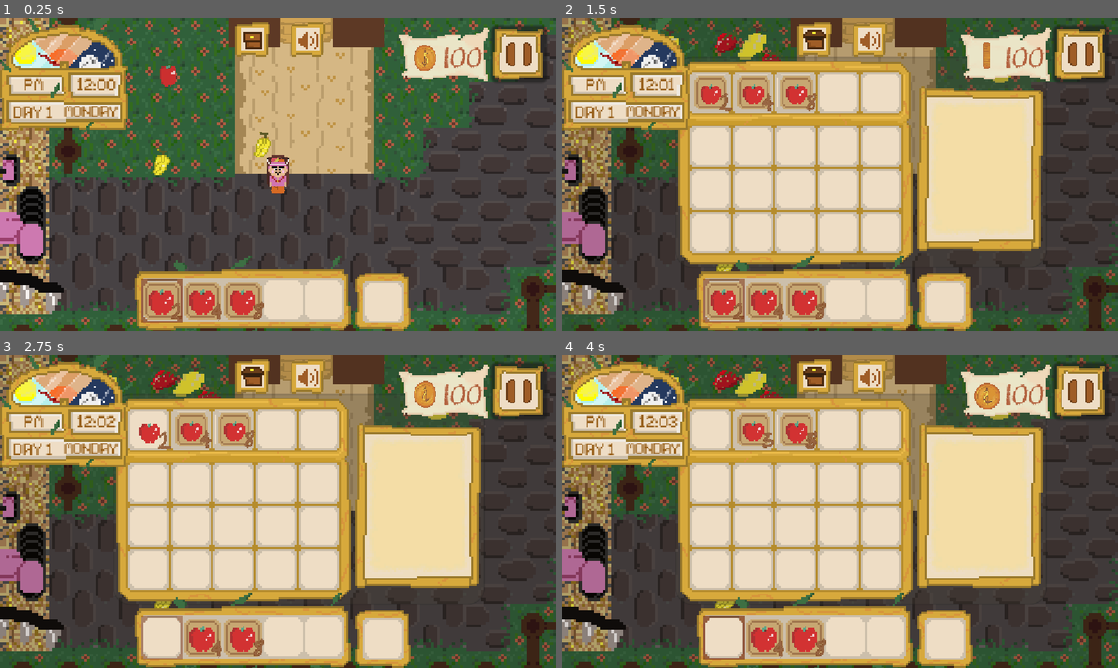
Above: before the commit, frames 1-4 (two rows, left to right).
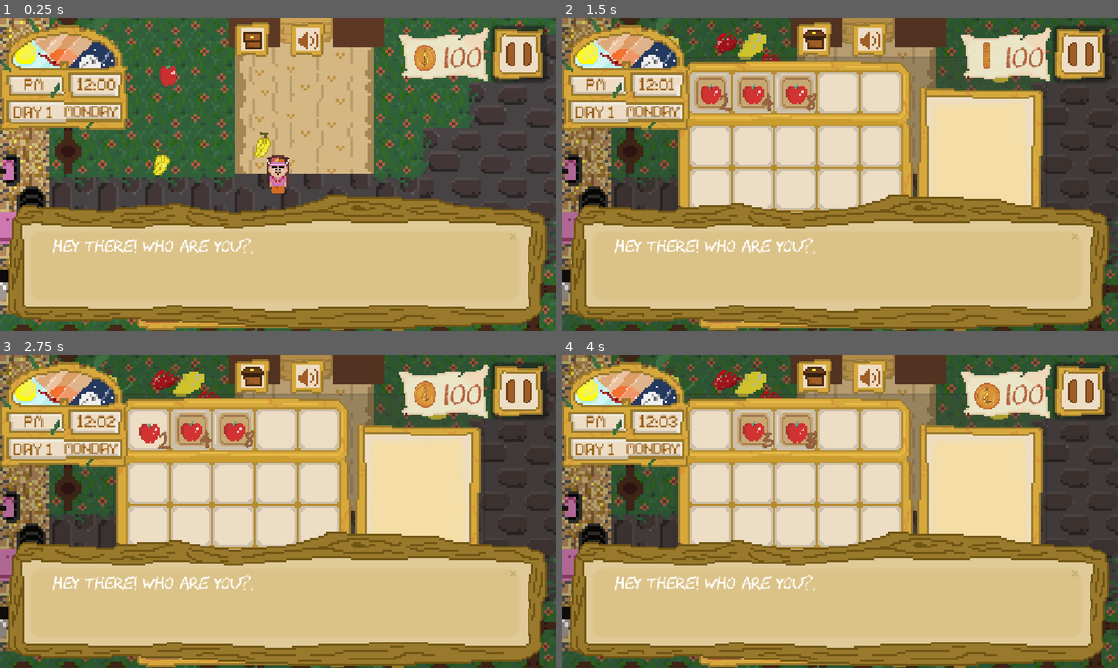
Above: after the commit, the same moments.

Repository: savageAryan/MOCONDO-FRUIT-BASH
Game: Godot game, scene res://scenes/world.tscn
Two runs of this game, one before a commit and one after it. Both use one fixed random seed, a clock stepped at 60 frames per second and the inputs below.
Inputs (mouse positions are in pixels of both pictures, inside the frame that each line leads up to):
- Up to frame 1 (0.25 s): no input
- Up to frame 2 (1.5 s): click (812, 39) at 0.5 s; click (1073, 237) at 1.27 s
- Up to frame 3 (2.75 s): click (150, 430) at 2 s
- Up to frame 4 (4 s): click (756, 430) at 2.75 s; click (795, 430) at 3.5 s

The runs differ from the first frame. In frame 1, 36% of the frame differs, in the area x 1-99%, y 56-100%; in frame 2, 36%; in frame 3, 36%; in frame 4, 36%.

Commit message:
added new scene for dialouge box, added a monkeyking speite an gave it an animation so it looks like its speaking,added label with a placeholder text

Diff:
--- a/project.godot
+++ b/project.godot
@@ -90,6 +90,11 @@
 "events": [Object(InputEventKey,"resource_local_to_scene":false,"resource_name":"","device":-1,"window_id":0,"alt_press …(195 unchanged characters)…
 ]
 }
+hit={
+"deadzone": 0.2,
+"events": [Object(InputEventMouseButton,"resource_local_to_scene":false,"resource_name":"","device":-1,"window_id":0,"alt_pressed":false,"shift_pressed":false,"ctrl_pressed":false,"meta_pressed":false,"button_mask":1,"position":Vector2(313, 20),"global_position":Vector2(325, 80),"factor":1.0,"button_index":1,"canceled":false,"pressed":true,"double_click":false,"script":null)
+]
+}
 
 [physics]
 
--- /dev/null
+++ b/scenes/dialouge.tscn
@@ -0,0 +1,139 @@
+[gd_scene format=3 uid="uid://bpg7yys4ca4n4"]
+
+[ext_resource type="Texture2D" uid="uid://b182dcpfownl6" path="res://assets/dialouge box.png" id="1_seejf"]
+[ext_resource type="Texture2D" uid="uid://clg8ebfyhaue7" path="res://assets/monkerking mocondo.png" id="2_qpcre"]
+[ext_resource type="FontFile" uid="uid://cgox7ipu4flb" path="res://assets/chawp.otf" id="3_vbyai"]
+[ext_resource type="Texture2D" uid="uid://da67ds3rixcyw" path="res://assets/crossbutton.png" id="4_tc1v4"]
+
+[sub_resource type="StyleBoxFlat" id="StyleBoxFlat_ohge4"]
+bg_color = Color(0.86, 0.76195997, 0.5332, 1)
+border_width_left = 2
+border_width_top = 2
+border_width_right = 2
+border_width_bottom = 2
+border_color = Color(0.8745098, 0.7921569, 0.59607846, 1)
+border_blend = true
+corner_radius_top_left = 6
+corner_radius_top_right = 6
+corner_radius_bottom_right = 6
+corner_radius_bottom_left = 6
+
+[sub_resource type="Animation" id="Animation_qpcre"]
+length = 0.001
+tracks/0/type = "value"
+tracks/0/imported = false
+tracks/0/enabled = true
+tracks/0/path = NodePath("Control/MonkerkingMocondo:position")
+tracks/0/interp = 1
+tracks/0/loop_wrap = true
+tracks/0/keys = {
+"times": PackedFloat32Array(0),
+"transitions": PackedFloat32Array(1),
+"update": 0,
+"values": [Vector2(158, 256)]
+}
+tracks/1/type = "value"
+tracks/1/imported = false
+tracks/1/enabled = true
+tracks/1/path = NodePath("Control/MonkerkingMocondo:scale")
+tracks/1/interp = 1
+tracks/1/loop_wrap = true
+tracks/1/keys = {
+"times": PackedFloat32Array(0),
+"transitions": PackedFloat32Array(1),
+"update": 0,
+"values": [Vector2(8.3984375, 8.3984375)]
+}
+
+[sub_resource type="Animation" id="Animation_vbyai"]
+resource_name = "monkeyspeak"
+length = 0.3
+tracks/0/type = "value"
+tracks/0/imported = false
+tracks/0/enabled = true
+tracks/0/path = NodePath("Control/MonkerkingMocondo:position")
+tracks/0/interp = 1
+tracks/0/loop_wrap = true
+tracks/0/keys = {
+"times": PackedFloat32Array(0, 0.23333333),
+"transitions": PackedFloat32Array(1, 1),
+"update": 0,
+"values": [Vector2(158, 256), Vector2(158, 237.055)]
+}
+tracks/1/type = "value"
+tracks/1/imported = false
+tracks/1/enabled = true
+tracks/1/path = NodePath("Control/MonkerkingMocondo:scale")
+tracks/1/interp = 1
+tracks/1/loop_wrap = true
+tracks/1/keys = {
+"times": PackedFloat32Array(0.2, 0.23333333),
+"transitions": PackedFloat32Array(1, 1),
+"update": 0,
+"values": [Vector2(8.3984375, 8.3984375), Vector2(8.723, 8.723)]
+}
+
+[sub_resource type="AnimationLibrary" id="AnimationLibrary_tc1v4"]
+_data = {
+&"RESET": SubResource("Animation_qpcre"),
+&"monkeyspeak": SubResource("Animation_vbyai")
+}
+
+[node name="Control" type="Control" unique_id=350138170]
+layout_mode = 3
+anchors_preset = 15
+anchor_right = 1.0
+anchor_bottom = 1.0
+grow_horizontal = 2
+grow_vertical = 2
+mouse_filter = 2
+
+[node name="DialougeBox" type="Sprite2D" parent="." unique_id=206015358]
+position = Vector2(573, 473)
+scale = Vector2(4.0625, 4.0625005)
+texture = ExtResource("1_seejf")
+
+[node name="Panel" type="Panel" parent="DialougeBox" unique_id=1175336937]
+offset_left = -127.26154
+offset_top = -8.615385
+offset_right = 125.04615
+offset_bottom = 29.538454
+theme_override_styles/panel = SubResource("StyleBoxFlat_ohge4")
+
+[node name="Control" type="Control" parent="." unique_id=158154343]
+visible = false
+clip_contents = true
+anchors_preset = 0
+offset_left = 726.0
+offset_top = 92.0
+offset_right = 1101.0
+offset_bottom = 608.0
+mouse_filter = 2
+
+[node name="MonkerkingMocondo" type="Sprite2D" parent="Control" unique_id=264415718]
+z_index = 8
+position = Vector2(158, 256)
+scale = Vector2(8.3984375, 8.3984375)
+texture = ExtResource("2_qpcre")
+
+[node name="Label" type="Label" parent="." unique_id=1946783070]
+layout_mode = 0
+offset_left = 110.0
+offset_top = 461.0
+offset_right = 150.0
+offset_bottom = 484.0
+theme_override_fonts/font = ExtResource("3_vbyai")
+theme_override_font_sizes/font_size = 32
+text = "HEY THERE! WHO ARE YOU?,"
+
+[node name="AnimationPlayer" type="AnimationPlayer" parent="." unique_id=1072317908]
+libraries/ = SubResource("AnimationLibrary_tc1v4")
+
+[node name="Crossbutton" type="TextureButton" parent="." unique_id=1563079763]
+modulate = Color(0.7072611, 0.5912351, 0.3260517, 0.49803922)
+layout_mode = 0
+offset_left = 1055.0
+offset_top = 445.0
+offset_right = 1071.0
+offset_bottom = 461.0
+texture_normal = ExtResource("4_tc1v4")
--- a/scenes/player.tscn
+++ b/scenes/player.tscn
@@ -11,6 +11,7 @@
 [ext_resource type="Texture2D" uid="uid://b633a5ldv56yl" path="res://assets/player sprites/enpty walking.png" id="5_y4r1p"]
 [ext_resource type="Texture2D" uid="uid://df3nn615th376" path="res://assets/player sprites/walking side n back.png" id="7_d2wvv"]
 [ext_resource type="Texture2D" uid="uid://b2omkpojgi044" path="res://assets/player sprites/walking front.png" id="8_3v2ag"]
+[ext_resource type="Texture2D" uid="uid://ck445ex7u1p88" path="res://assets/sword slash.png" id="10_3v2ag"]
 
 [sub_resource type="CircleShape2D" id="CircleShape2D_dqkch"]
 radius = 6.0
@@ -131,6 +132,22 @@
 atlas = ExtResource("2_smehm")
 region = Rect2(128, 0, 32, 32)
 
+[sub_resource type="AtlasTexture" id="AtlasTexture_4gjji"]
+atlas = ExtResource("10_3v2ag")
+region = Rect2(0, 0, 32, 32)
+
+[sub_resource type="AtlasTexture" id="AtlasTexture_u2ulf"]
+atlas = ExtResource("10_3v2ag")
+region = Rect2(0, 32, 32, 32)
+
+[sub_resource type="AtlasTexture" id="AtlasTexture_6e8lb"]
+atlas = ExtResource("10_3v2ag")
+region = Rect2(0, 64, 32, 32)
+
+[sub_resource type="AtlasTexture" id="AtlasTexture_2gdjj"]
+atlas = ExtResource("10_3v2ag")
+region = Rect2(0, 96, 32, 32)
+
 [sub_resource type="AtlasTexture" id="AtlasTexture_31cv2"]
 atlas = ExtResource("7_d2wvv")
 region = Rect2(0, 64, 32, 32)
@@ -206,7 +223,7 @@
 "duration": 1.0,
 "texture": SubResource("AtlasTexture_mx1m4")
 }],
-"loop": false,
+"loop": 0,
 "name": &"axeside",
 "speed": 6.0
 }, {
@@ -220,7 +237,7 @@
 "duration": 1.0,
 "texture": SubResource("AtlasTexture_oprun")
 }],
-"loop": true,
+"loop": 1,
 "name": &"back idel",
 "speed": 5.0
 }, {
@@ -240,7 +257,7 @@
 "duration": 1.0,
 "texture": SubResource("AtlasTexture_fdfoy")
 }],
-"loop": true,
+"loop": 1,
 "name": &"empty front walking",
 "speed": 5.0
 }, {
@@ -254,7 +271,7 @@
 "duration": 1.0,
 "texture": SubResource("AtlasTexture_smehm")
 }],
-"loop": true,
+"loop": 1,
 "name": &"empty idel",
 "speed": 4.0
 }, {
@@ -268,7 +285,7 @@
 "duration": 1.0,
 "texture": SubResource("AtlasTexture_fulsm")
 }],
-"loop": true,
+"loop": 1,
 "name": &"empty side idel",
 "speed": 5.0
 }, {
@@ -288,7 +305,7 @@
 "duration": 1.0,
 "texture": SubResource("AtlasTexture_4ni07")
 }],
-"loop": true,
+"loop": 1,
 "name": &"empty side walking",
 "speed": 5.0
 }, {
@@ -302,7 +319,7 @@
 "duration": 1.0,
 "texture": SubResource("AtlasTexture_qlg0r")
 }],
-"loop": true,
+"loop": 1,
 "name": &"idel front",
 "speed": 4.0
 }, {
@@ -316,12 +333,29 @@
 "duration": 1.0,
 "texture": SubResource("AtlasTexture_ujl30")
 }],
-"loop": true,
+"loop": 1,
 "name": &"idel side",
 "speed": 4.0
 }, {
 "frames": [{
 "duration": 1.0,
+"texture": SubResource("AtlasTexture_4gjji")
+}, {
+"duration": 1.0,
+"texture": SubResource("AtlasTexture_u2ulf")
+}, {
+"duration": 1.0,
+"texture": SubResource("AtlasTexture_6e8lb")
+}, {
+"duration": 1.0,
+"texture": SubResource("AtlasTexture_2gdjj")
+}],
+"loop": 1,
+"name": &"swordslash",
+"speed": 5.0
+}, {
+"frames": [{
+"duration": 1.0,
 "texture": SubResource("AtlasTexture_31cv2")
 }, {
 "duration": 1.0,
@@ -336,7 +370,7 @@
 "duration": 1.0,
 "texture": SubResource("AtlasTexture_wnwbv")
 }],
-"loop": true,
+"loop": 1,
 "name": &"walking back",
 "speed": 5.0
 }, {
@@ -356,7 +390,7 @@
 "duration": 1.0,
 "texture": SubResource("AtlasTexture_jc3p3")
 }],
-"loop": true,
+"loop": 1,
 "name": &"walking front",
 "speed": 5.0
 }, {
@@ -376,7 +410,7 @@
 "duration": 1.0,
 "texture": SubResource("AtlasTexture_2dvfe")
 }],
-"loop": true,
+"loop": 1,
 "name": &"walking side",
 "speed": 5.0
 }]
@@ -392,5 +426,6 @@
 position = Vector2(-2.3841858e-07, 1.0000002)
 scale = Vector2(0.4765625, 0.4765625)
 sprite_frames = SubResource("SpriteFrames_4wyf3")
-animation = &"axeside"
-frame_progress = 0.20915726
+animation = &"swordslash"
+frame = 3
+frame_progress = 0.6523346
--- a/scenes/workshop.tscn
+++ b/scenes/workshop.tscn
@@ -399,8 +399,6 @@
 "name": &"default",
 "speed": 5.0
 }]
-
-[sub_resource type="SpriteFrames" id="SpriteFrames_1pj70"]
 
 [sub_resource type="Animation" id="Animation_4xjol"]
 length = 0.001
@@ -1036,36 +1034,6 @@
 position = Vector2(-28, 26)
 sprite_frames = SubResource("SpriteFrames_2tg6s")
 
-[node name="TextureRect9" parent="TextureRect2/ScrollContainer/MarginContainer/HBoxContainer" unique_id=682594368 instance=ExtResource("3_g1tdj")]
-layout_mode = 2
-expand_mode = 3
-stretch_mode = 5
-item = SubResource("SpriteFrames_1pj70")
-for_sell = true
-item_to_buy = ExtResource("23_ff7tp")
-inventory = ExtResource("15_h5agg")
-
-[node name="Label6" type="Label" parent="TextureRect2/ScrollContainer/MarginContainer/HBoxContainer/TextureRect9" unique_id=1767550663]
-layout_mode = 1
-anchors_preset = 7
-anchor_left = 0.5
-anchor_top = 1.0
-anchor_right = 0.5
-anchor_bottom = 1.0
-offset_left = -29.5
-offset_top = -114.0
-offset_right = 29.5
-offset_bottom = -49.0
-grow_horizontal = 2
-grow_vertical = 0
-theme_override_fonts/font = ExtResource("13_sff0x")
-theme_override_font_sizes/font_size = 65
-text = "10"
-
-[node name="AnimatedSprite2D" type="AnimatedSprite2D" parent="TextureRect2/ScrollContainer/MarginContainer/HBoxContainer/TextureRect9/Label6" unique_id=12060532]
-position = Vector2(-28, 26)
-sprite_frames = SubResource("SpriteFrames_2tg6s")
-
 [node name="TextureRect8" parent="TextureRect2/ScrollContainer/MarginContainer/HBoxContainer" unique_id=546873937 instance=ExtResource("3_g1tdj")]
 layout_mode = 2
 expand_mode = 3
--- a/scenes/world.tscn
+++ b/scenes/world.tscn
@@ -11,6 +11,7 @@
 [ext_resource type="Texture2D" uid="uid://c4i8urefrfc3c" path="res://assets/tractor.png" id="4_k0juu"]
 [ext_resource type="PackedScene" uid="uid://dlx0ecx65mm64" path="res://scenes/invenrory.tscn" id="4_lakw3"]
 [ext_resource type="Script" uid="uid://dm4nugvffg7ug" path="res://scripts/tractorarea.gd" id="5_qfnet"]
+[ext_resource type="PackedScene" uid="uid://bpg7yys4ca4n4" path="res://scenes/dialouge.tscn" id="6_ctatt"]
 [ext_resource type="FontFile" uid="uid://bbbwahii6uqin" path="res://assets/vladimir.ttf" id="6_i7141"]
 [ext_resource type="PackedScene" uid="uid://by3gybddd6b25" path="res://scenes/ui.tscn" id="7_o8fc1"]
 [ext_resource type="PackedScene" uid="uid://bl1kx3v3hndae" path="res://scenes/tree.tscn" id="9_7r4gi"]
@@ -131,7 +132,7 @@
 "duration": 1.0,
 "texture": SubResource("AtlasTexture_w7kh3")
 }],
-"loop": true,
+"loop": 1,
 "name": &"gateclosed",
 "speed": 5.0
 }, {
@@ -148,7 +149,7 @@
 "duration": 1.0,
 "texture": SubResource("AtlasTexture_o8fc1")
 }],
-"loop": true,
+"loop": 1,
 "name": &"gateopen",
 "speed": 5.0
 }]
@@ -213,6 +214,8 @@
 [node name="invenrory" parent="CanvasLayer" unique_id=1545268138 instance=ExtResource("4_lakw3")]
 process_mode = 3
 mouse_filter = 2
+
+[node name="Control" parent="CanvasLayer" unique_id=350138170 instance=ExtResource("6_ctatt")]
 
 [node name="TileMapLayer" type="TileMapLayer" parent="." unique_id=1263943274]
 position = Vector2(1, 0)
--- a/scripts/player.gd
+++ b/scripts/player.gd
@@ -127,3 +127,6 @@
 		animated_sprite_2d.play("axeside")
 	await animated_sprite_2d.animation_finished
 	chopping = false
+func hit_enemy():
+	if Input.is_action_pressed("hit"):
+		animated_sprite_2d.play("swordslash")
Binary file added: assets/dialouge box.ase
Binary file added: assets/dialouge box.png
Not shown, added: assets/dialouge box.png.import
Binary file changed: assets/hotbarselectionui.png
Binary file added: assets/monkerking mocondo.png
Not shown, added: assets/monkerking mocondo.png.import
Binary file added: assets/sword slash.png
Not shown, added: assets/sword slash.png.import
